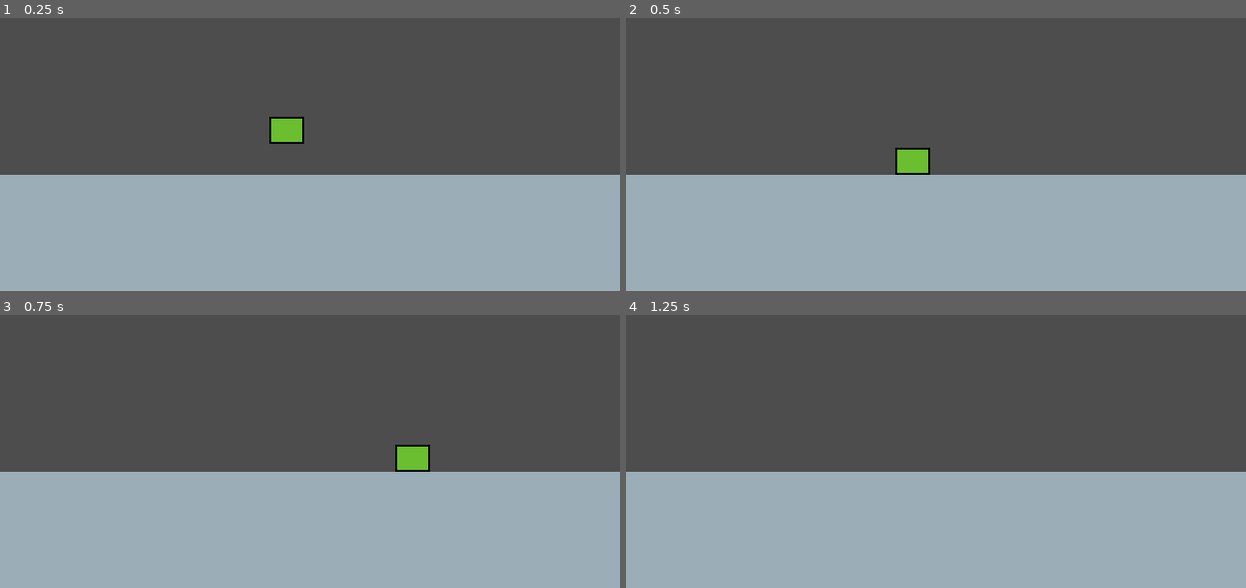
Above: before the commit, frames 1-4 (two rows, left to right).
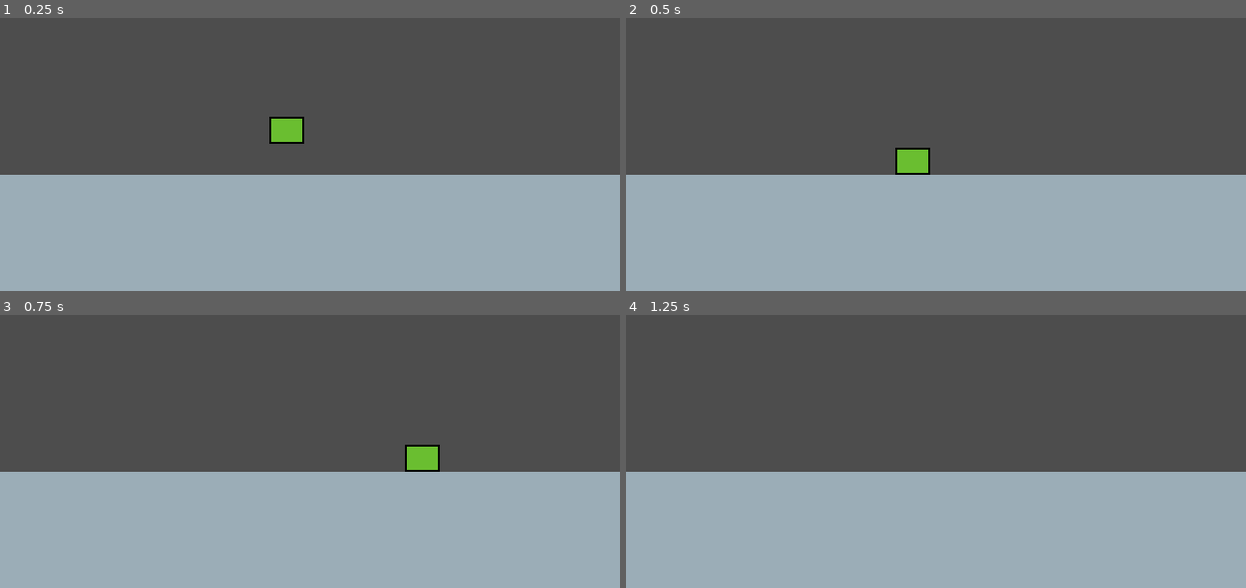
Above: after the commit, the same moments.

Repository: DaPizzaGod/Exotica
Game: Godot game, scene res://stages/prototype/level.tscn
The game is run twice, just before and just after one commit, with the same random seed, the same clock (stepped at 60 frames per second) and the same inputs.
Inputs:
- Up to frame 1 (0.25 s): no input
- Up to frame 2 (0.5 s): no input
- Up to frame 3 (0.75 s): hold D (right) from 0.53 s (still down)
- Up to frame 4 (1.25 s): keep holding D (right); tap W (jump) at 0.77 s

Frames 1-2 are identical in both runs. In frame 3, 0.4% of the frame differs, in the area x 63-71%, y 47-58%; in frame 4, nothing differs.

Commit message:
added variables

Diff:
--- a/entities/prototype/player/move.gd
+++ b/entities/prototype/player/move.gd
@@ -4,9 +4,9 @@
 @export var jump: State
 @export var fall: State
 
+@export var max_speed: float
+@export var acceleration: float
 var direction: float
-
-@export var ground_speed: float
 func check_input(_event: InputEvent) -> State:
 	if Input.is_action_just_pressed("jump") and parent.is_on_floor():
 		return jump
@@ -15,7 +15,7 @@
 func check_physics(delta: float) -> State:
 	parent.velocity.y += gravity * delta
 
-	var movement = Input.get_axis("left", "right") * ground_speed
+	var movement = Input.get_axis("left", "right") * max_speed
 
 	if movement == 0:
 		return idle
--- a/entities/prototype/player/player.tscn
+++ b/entities/prototype/player/player.tscn
@@ -36,7 +36,8 @@
 idle = NodePath("../Idle")
 jump = NodePath("../Jump")
 fall = NodePath("../Fall")
-ground_speed = 325.0
+max_speed = 350.0
+acceleration = 1500.0
 metadata/_custom_type_script = "uid://d1kimhp5gr6wj"
 
 [node name="Jump" type="Node" parent="StateMachine" unique_id=1640686531 node_paths=PackedStringArray("move", "idle", "fall")]
